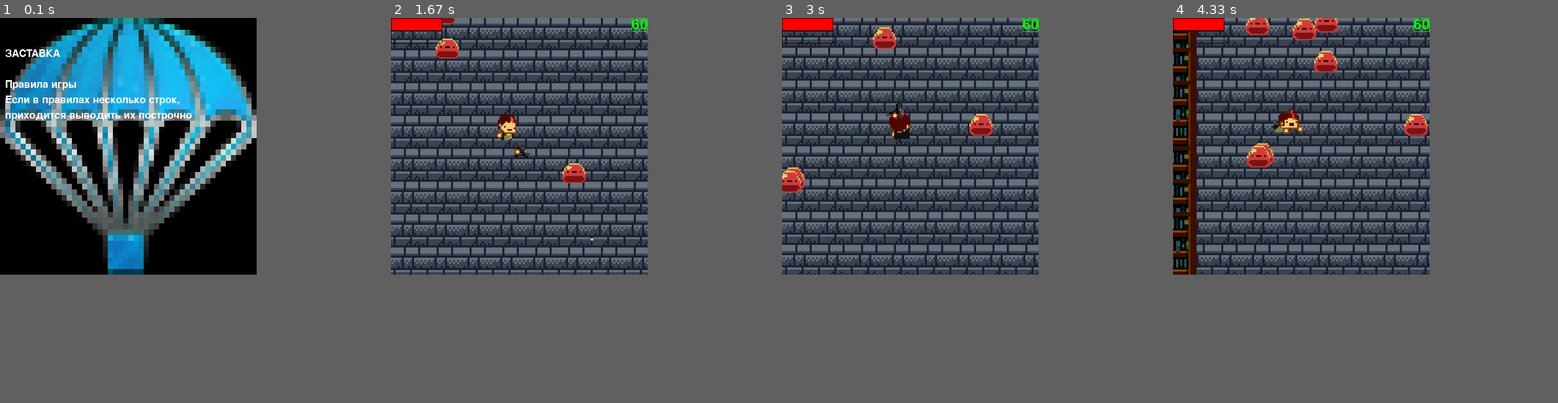
Above: before the commit, frames 1-4 (left to right).
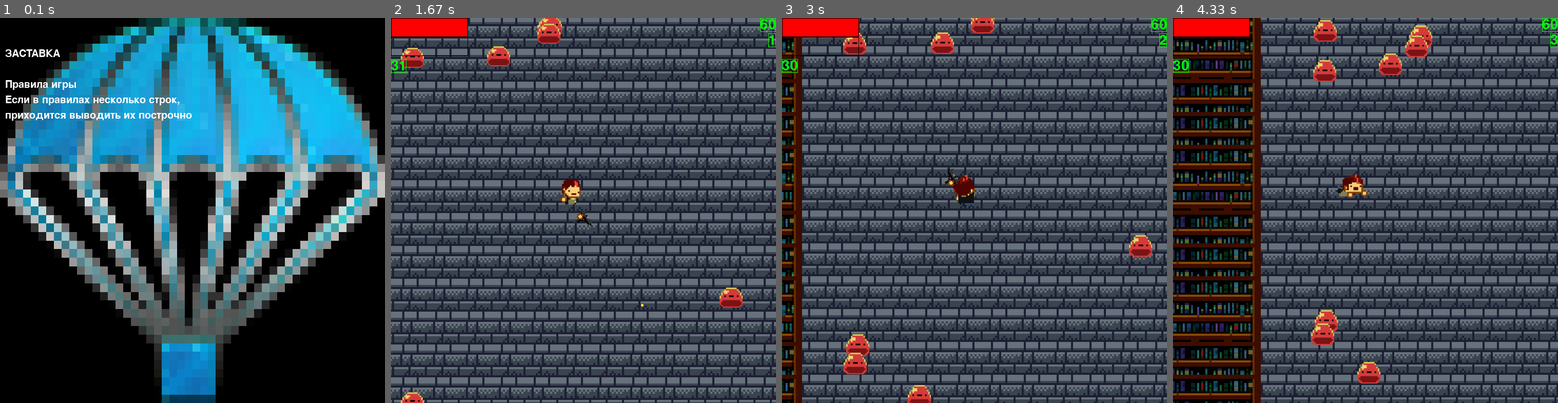
Above: after the commit, the same moments.

Repository: Alexhappytim/PyGame_YAndex
Game: pygame game, started from main.py
The game is run twice, just before and just after one commit, with the same random seed, the same clock (stepped at 60 frames per second) and the same inputs.
Inputs (mouse positions are in pixels of both pictures, inside the frame that each line leads up to):
- Up to frame 1 (0.1 s): no input
- Up to frame 2 (1.67 s): hold D 0.33-0.8 s; click (706, 198) at 0.88 s; hold W 1.17-1.47 s; click (587, 237) at 1.25 s; hold D from 1.5 s (still down); click (622, 295) at 1.58 s
- Up to frame 3 (3 s): release D at 1.97 s; hold A 2-2.53 s; click (855, 299) at 2.08 s; hold S 2.57-2.87 s; click (1116, 345) at 2.65 s; hold A from 2.9 s (still down); tap Space at 2.97 s; click (874, 68) at 2.98 s
- Up to frame 4 (4.33 s): tap Space at 3.27, 3.8, 4.1 s; release A at 3.3 s; hold D from 3.73 s (still down)
In our replay, the window is 500x500 before the commit and 750x750 after it. These sizes can differ from the game's own. Grey fills any space a smaller window leaves; there, only what the larger window draws over its background counts as a difference.

The runs differ from the first frame. In frame 1, 51% of the frame differs, in the area x 0-100%, y 0-100%; in frame 2, 60%; in frame 3, 63%; in frame 4, 69%.

Commit message:
crivoy reload

Diff:
--- a/Enemy.py
+++ b/Enemy.py
@@ -73,5 +73,5 @@
 
         for player in player_group:
             if pygame.sprite.collide_mask(self, player):
-                # player.health -= 0.5
-                pass
+                if not player.roll:
+                    player.health -= 0.5
--- a/constant.py
+++ b/constant.py
@@ -4,7 +4,7 @@
 clock = pygame.time.Clock()
 FPS = 60
 
-size = height, width = 500, 500
+size = height, width = 750, 750
 tile_width = tile_height = 256
 count_enemy = 10
 screen = pygame.display.set_mode(size)
@@ -12,3 +12,5 @@
     'wall': pygame.transform.scale(load_image('decoration/wall.png'), (tile_width, tile_height)),
     'empty': pygame.transform.scale(load_image('decoration/floor.png'), (tile_width, tile_height))
 }
+
+max_clip = 32
--- a/data/ideas.txt
+++ b/data/ideas.txt
@@ -1 +1,4 @@
-разброс для пуль
+Параметры:
+скорость игрока
+кол - во жизней
+урон пуль
--- a/gun.py
+++ b/gun.py
@@ -32,6 +32,9 @@
                                           self.gun_y, offset_x=40)
         self.set_sprite(0)
         self.delay = 0
+        self.clip = 32
+        self.reload = False
+        self.reload_delay = 0
 
     def set_sprite(self, n):
         """Смена спрайта на n-ый по счету в своем списке"""
@@ -45,25 +48,38 @@
             self.frame += 1
 
     def update(self, args, rect, is_rolling):
+        if self.reload and self.reload_delay:
+            self.reload_delay -= 1
+        elif self.reload and self.reload_delay == 0:
+            self.clip = 32
+            self.set_sprite(0)
+            self.reload = False
+        print(self.reload, self.reload_delay, self.clip)
         if "LMB" in args:
-            if self.cur_sprite:
-                self.set_sprite(0)
-            else:
-                self.set_sprite(1)
+            if self.clip:
+                if self.cur_sprite == 1:
+                    self.set_sprite(0)
+                elif self.cur_sprite == 0:
+                    self.set_sprite(1)
 
             x1, y1 = pygame.mouse.get_pos()
             x1 += (rect.x - width // 2 + 50)
             y1 += (rect.y - height // 2 + 50)
             dx = x1 + 12 - self.x
             dy = y1 + 12 - self.y
-            angle = math.degrees(math.atan2(-dy, dx) % (2 * math.pi)) + random.randint(-10,10)
+            angle = math.degrees(math.atan2(-dy, dx) % (2 * math.pi)) + random.randint(-10, 10)
             if self.delay == 5:
-                Bullet(math.cos(angle * math.pi / 180), math.sin(angle * math.pi / 180), rect)
-                self.delay = 0
+                if self.clip:
+                    Bullet(math.cos(angle * math.pi / 180), math.sin(angle * math.pi / 180), rect)
+                    self.delay = 0
+                    self.clip -= 1
+                    self.set_sprite(0)
+                elif not self.reload:
+                    self.reload_delay = 60
+                    self.reload = True
+                    self.set_sprite(2)
             else:
                 self.delay += 1
-        else:
-            self.set_sprite(0)
         if is_rolling:
             self.hand_sprite.visible = False
             for i in self.gun_sprite:
--- a/main.py
+++ b/main.py
@@ -15,6 +15,7 @@
 start = True
 player = None
 pygame.event.set_allowed([pygame.QUIT, pygame.KEYDOWN, pygame.KEYUP])
+time = 0.0
 
 """---------Сетап измененного курсора----------"""
 f = open("data/cursor.txt")
@@ -32,30 +33,23 @@
         self.y = 0
 
     def apply(self, obj):
-        screen.fill(pygame.Color('white'))
+        screen.fill(pygame.Color('black'))
         obj.rect.x = obj.rect.x + self.dx
         obj.rect.y = obj.rect.y + self.dy
 
     def apply_tiles(self, obj):
-        screen.fill(pygame.Color('white'))
+        screen.fill(pygame.Color('black'))
         obj.rect.x = width // 2 + (obj.start_x - start_x) - (player_group.sprites()[0].x - start_x)
         obj.rect.y = height // 2 + (obj.start_y - start_y) - (player_group.sprites()[0].y - start_y)
-        while obj.rect.x + obj.rect.w < 0:
-            obj.rect.x += (level_x + 1) * tile_width
-        while obj.rect.y + obj.rect.h < 0:
-            obj.rect.y += (level_y + 1) * tile_height
-        while obj.rect.x > width:
-            obj.rect.x -= level_x * tile_width + tile_width
-        while obj.rect.y > height:
-            obj.rect.y -= level_y * tile_height + tile_height
+        # while obj.rect.x + obj.rect.w < 0:
+        #     obj.rect.x += (level_x + 1) * tile_width
+        # while obj.rect.y + obj.rect.h < 0:
+        #     obj.rect.y += (level_y + 1) * tile_height
+        # while obj.rect.x > width:
+        #     obj.rect.x -= level_x * tile_width + tile_width
+        # while obj.rect.y > height:
+        #     obj.rect.y -= level_y * tile_height + tile_height
 
-    def apply_xp(self, obj):
-        screen.fill(pygame.Color('white'))
-        obj.rect.x = -(player_group.sprites()[0].x - obj.start_p_x) + obj.start_x
-        obj.rect.y = -(player_group.sprites()[0].y - obj.start_p_y) + obj.start_y
-        # obj.rect.x = width // 2 + (obj.start_x - obj.start_p_x) - (player_group.sprites()[0].x - obj.start_p_x)
-        # obj.rect.y
-    #
     def update(self, target):
         self.dx = -(target.rect.x + target.rect.w // 2 - width // 2)
         self.dy = -(target.rect.y + target.rect.h // 2 - height // 2)
@@ -73,16 +67,32 @@
     screen.blit(text, (text_x, text_y))
     pygame.draw.rect(screen, pygame.Color('green'), (text_x, text_y, text_w, text_h), 1)
 
+    text = font.render(str(int(time)), True, pygame.Color('green'))
+    text_x = width - text.get_width()
+    text_y = 30
+    text_w = text.get_width()
+    text_h = text.get_height()
+    screen.blit(text, (text_x, text_y))
+    pygame.draw.rect(screen, pygame.Color('green'), (text_x, text_y, text_w, text_h), 1)
+
+    text = font.render(str(player_group.sprites()[0].gun.clip), True, pygame.Color('green'))
+    text_x = 0
+    text_y = 80
+    text_w = text.get_width()
+    text_h = text.get_height()
+    screen.blit(text, (text_x, text_y))
+    pygame.draw.rect(screen, pygame.Color('green'), (text_x, text_y, text_w, text_h), 1)
+
 
 if start:
     health = 100
     start_screen()
     running = True
     try:
+        Player(start_x, start_y)
         for i in range(10):
             Enemy(start_x, start_y)
-        Player(start_x, start_y)
-        screen.fill(pygame.Color('white'))
+        screen.fill(pygame.Color('black'))
         all_sprites.update()
         camera = Camera()
         # print(player_group.sprites()[0])
@@ -124,10 +134,8 @@
                 for sprite in tiles_group:
                     camera.apply_tiles(sprite)
             for sprite in all_sprites:
-                if sprite not in tiles_group.sprites() and sprite not in xp_sprites.sprites():
+                if sprite not in tiles_group.sprites():
                     camera.apply(sprite)
-            for sprite in xp_sprites:
-                camera.apply_xp(sprite)
 
             # print(clock.get_fps())
             # print(camera.x, camera.y, player.rect, player.start_x, player.start_y, player.x, player.y)
@@ -148,11 +156,18 @@
             all_sprites.update()
             bullet_sprites.update()
             bullet_sprites.draw(screen)
+
+            time += 1 / FPS
+            count_enemy = 10 + int(time) // 30
+            # print(count_enemy)
+
             draw_FPS(screen, round(clock.get_fps()))
             player_group.sprites()[0].draw_health(screen)
             player_group.sprites()[0].draw_xp(screen)
+
             clock.tick(FPS)
             pygame.display.flip()
+
     except Exception as ex:
         print(ex)
         screen = pygame.display.set_mode(size)
--- a/player.py
+++ b/player.py
@@ -62,7 +62,7 @@
         self.cur_sprite = n
 
     def update(self, *args):
-        print(self.x,self.y)
+        # print(self.x,self.y)
         # Почистим массив кнопок от противоположных
         if 's' in args[0] and 'w' in args[0]:
             del args[0][args[0].index('w')]
Binary file changed: data/animation/guns/uzi/uzi_reload_001.png
